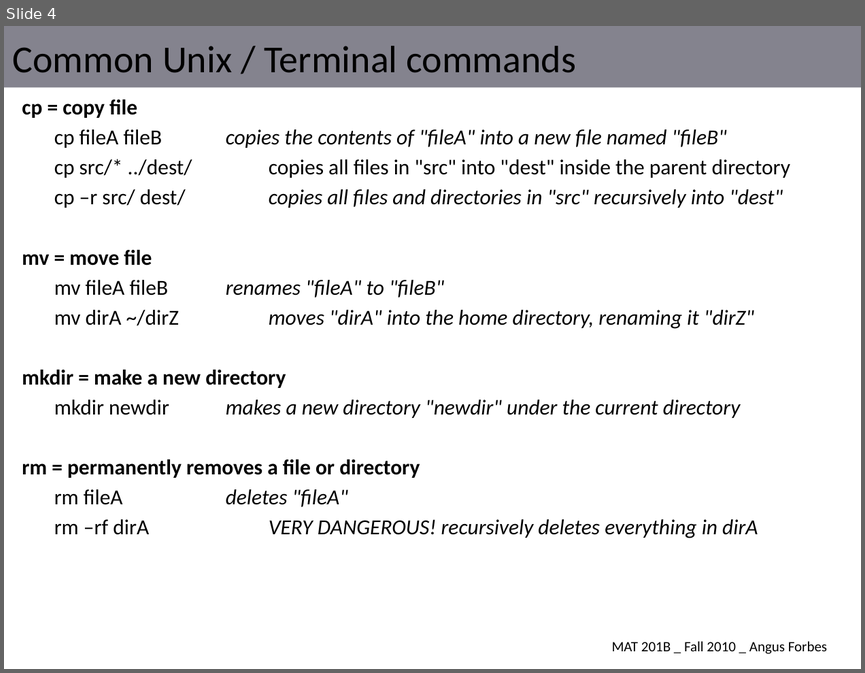
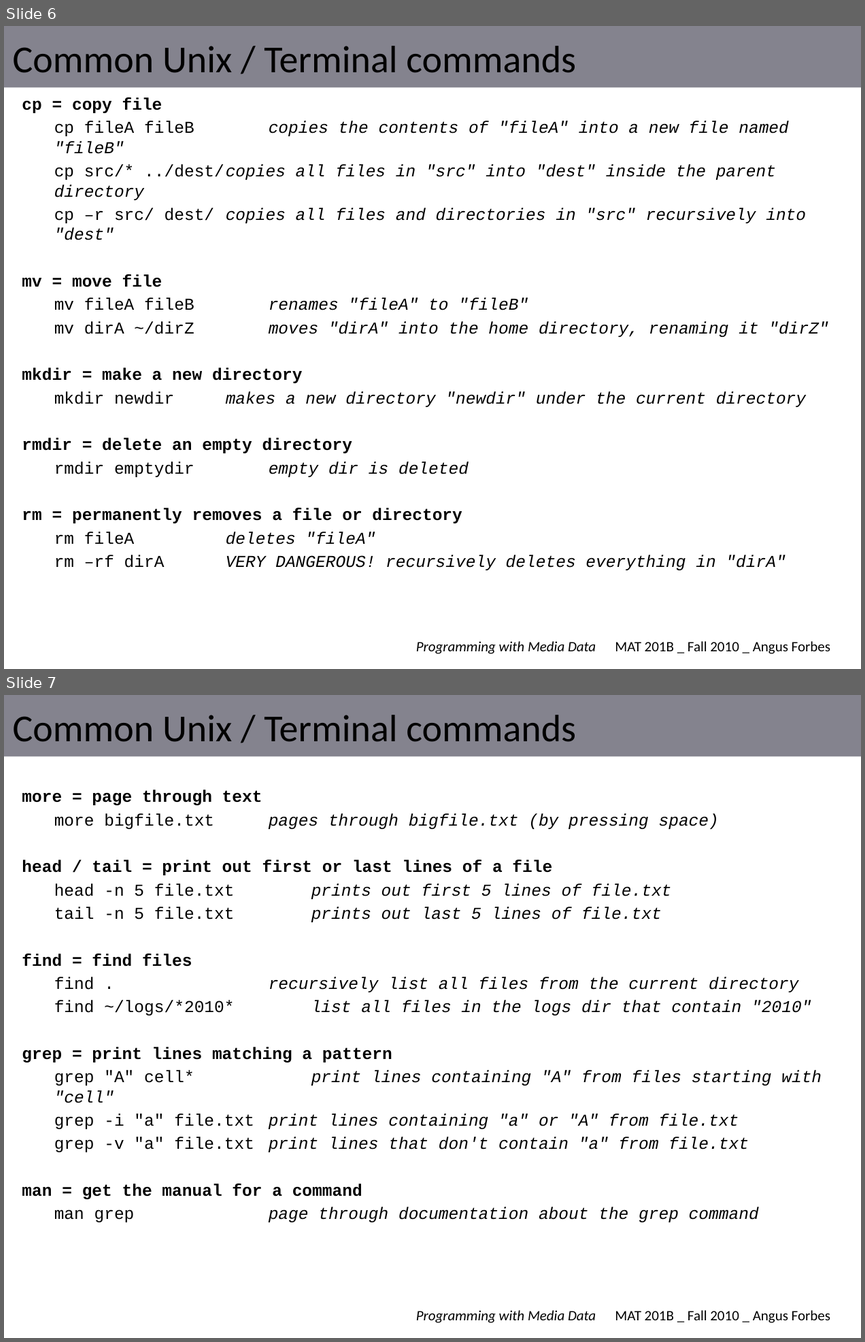
Before and after one commit to angusforbes/mat201b, a slide deck: slides/week1_thurs.pptx. Shown one above the other, each under a label of ours: slide 4 before the commit, slides 6 and 7 after it. The pictures are 865x673 and 865x1342 pixels, drawn with LibreOffice and Linux fonts; fonts in the diff are those of the drawing. Boxes give left, top, right and bottom in pixels: in the first picture for what was removed or moved away, otherwise in the second. Text is boxed around its words. In the diff, an @@ line names an element or a change of style, - is before the commit and + after.

```diff
--- a/slides/week1_thurs.pptx
+++ b/slides/week1_thurs.pptx
@@ slide 7 added at [4, 695, 861, 1338], background #FFFFFF; not listed: 3 template elements that a slide beside it also shows @@
@@ title added at [13, 715, 576, 742], 32 pt, text #000000 @@
+Common Unix / Terminal commands
@@ text added at [22, 790, 821, 1222], 14 pt, text #000000, italic @@
+more = page through text
+more bigfile.txt pages through bigfile.txt (by pressing space)
+head / tail = print out first or last lines of a file
+head -n 5 file.txt prints out first 5 lines of file.txt
+tail -n 5 file.txt prints out last 5 lines of file.txt
+find = find files
+find . recursively list all files from the current directory
+find ~/logs/*2010* list all files in the logs dir that contain "2010"
+grep = print lines matching a pattern
+grep "A" cell* print lines containing "A" from files starting with "cell"
+grep -i "a" file.txt print lines containing "a" or "A" from file.txt
+grep -v "a" file.txt print lines that don't contain "a" from file.txt
+man = get the manual for a command
+man grep page through documentation about the grep command
@@ what was slide 4 is now slide 6 @@
@@ slide 6 changed as well @@
@@ text at [22, 97, 828, 544]: size 18 to 14 pt, font Calibri to Courier New in "cp = copy file", "cp fileA fileB copies the contents of ...", "cp src/* ../dest/ copies all files in ...", "cp –r src/ dest/ copies all files ..." and 7 more places; italic on in "copies all files in "src" into "dest" ..." @@
@@ text at [22, 437, 468, 477]: paragraphs added @@
+rmdir = delete an empty directory
+rmdir emptydir empty dir is deleted
@@ text at [54, 554, 785, 570]: text changed; size 18 to 14 pt; font Calibri to Courier New @@
-rm –rf dirA VERY DANGEROUS! recursively deletes everything in dirA
+rm –rf dirA VERY DANGEROUS! recursively deletes everything in "dirA"
@@ text "MAT 201B _ Fall 2010 ...": place and size @@
-text "MAT 201B _ Fall 2010 ..." at [612, 641, 827, 654]
+text "MAT 201B _ Fall 2010 ..." at [615, 641, 830, 654]
@@ text added at [416, 641, 596, 654], 12 pt, text #000000, italic @@
+Programming with Media Data
```
Also in this commit, not shown: 5 other slides changed, 9 other slides added, 1 other file.
